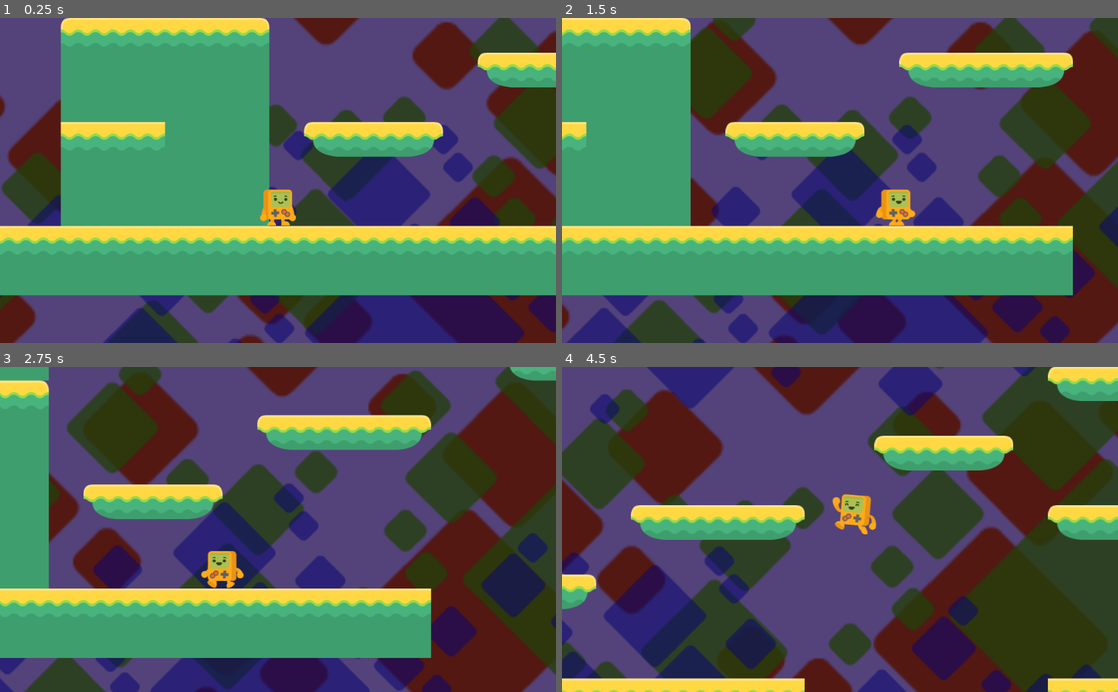
Above: before the commit, frames 1-4 (two rows, left to right).
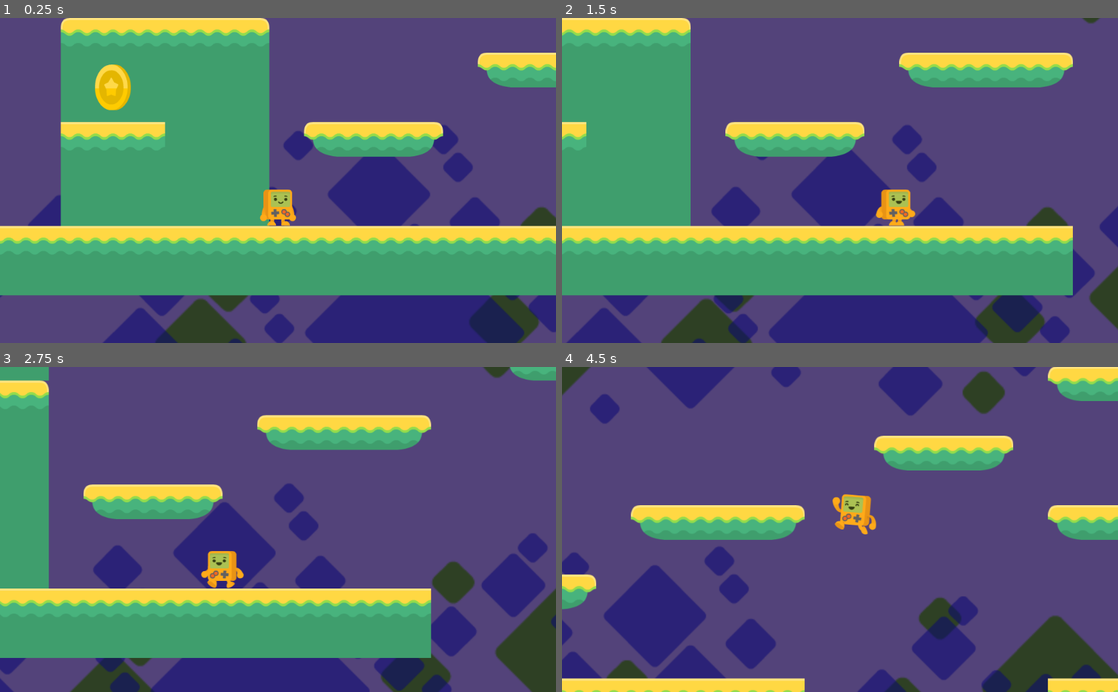
Above: after the commit, the same moments.

Repository: lspedalieri/godot-simple-platform
Game: Godot game, scene res://Level1.tscn
The game is run twice, just before and just after one commit, with the same random seed, the same clock (stepped at 60 frames per second) and the same inputs.
Inputs:
- Up to frame 1 (0.25 s): no input
- Up to frame 2 (1.5 s): hold D (right_keys) from 0.53 s (still down); tap Space (jump_keys) at 0.77 s
- Up to frame 3 (2.75 s): tap Space (jump_keys) at 1.52 s; release D (right_keys) at 2.03 s; hold Left (left_keys) from 2.03 s (still down)
- Up to frame 4 (4.5 s): release Left (left_keys) at 2.78 s; hold D (right_keys) 2.78-4.28 s; tap Space (jump_keys) at 3.02, 3.77 s; hold Left (left_keys) from 4.28 s (still down)

The runs differ from the first frame. In frame 1, 23% of the frame differs, in the area x 0-100%, y 0-100%; in frame 2, 30%; in frame 3, 39%; in frame 4, 50%.

Commit message:
Part 10 - Collectables, Collision Layers & Masks

Diff:
--- /dev/null
+++ b/Coin.gd
@@ -0,0 +1,6 @@
+extends Area2D
+
+
+
+func _on_Coin_body_entered(body):
+	queue_free()
--- /dev/null
+++ b/Coin.tscn
@@ -0,0 +1,31 @@
+[gd_scene load_steps=7 format=2]
+
+[ext_resource path="res://Coin.gd" type="Script" id=1]
+[ext_resource path="res://assets/coin/gold_3.png" type="Texture" id=2]
+[ext_resource path="res://assets/coin/gold_1.png" type="Texture" id=3]
+[ext_resource path="res://assets/coin/gold_2.png" type="Texture" id=4]
+
+[sub_resource type="CircleShape2D" id=1]
+radius = 40.0
+
+[sub_resource type="SpriteFrames" id=2]
+animations = [ {
+"frames": [ ExtResource( 3 ), ExtResource( 4 ), ExtResource( 2 ) ],
+"loop": true,
+"name": "spin",
+"speed": 7.0
+} ]
+
+[node name="Coin" type="Area2D"]
+collision_layer = 8
+script = ExtResource( 1 )
+
+[node name="CollisionShape2D" type="CollisionShape2D" parent="."]
+shape = SubResource( 1 )
+
+[node name="AnimatedSprite" type="AnimatedSprite" parent="."]
+frames = SubResource( 2 )
+animation = "spin"
+playing = true
+
+[connection signal="body_entered" from="." to="." method="_on_Coin_body_entered"]
--- a/Level1.tscn
+++ b/Level1.tscn
@@ -1,10 +1,11 @@
-[gd_scene load_steps=9 format=2]
+[gd_scene load_steps=10 format=2]
 
 [ext_resource path="res://world_tileset.tres" type="TileSet" id=1]
 [ext_resource path="res://Player.tscn" type="PackedScene" id=2]
 [ext_resource path="res://pass_through_tileset.tres" type="TileSet" id=3]
 [ext_resource path="res://assets/background/set2_background.png" type="Texture" id=4]
 [ext_resource path="res://assets/background/set2_tiles.png" type="Texture" id=5]
+[ext_resource path="res://Coin.tscn" type="PackedScene" id=6]
 
 [sub_resource type="RectangleShape2D" id=1]
 extents = Vector2( 192, 32.5 )
@@ -19,6 +20,8 @@
 
 [node name="Tiles One-Way" type="TileMap" parent="."]
 tile_set = ExtResource( 3 )
+collision_layer = 2
+collision_mask = 49
 format = 1
 tile_data = PoolIntArray( -1310715, 1, 0, -1310714, 2, 0, -1310713, 2, 0, -1310712, 2, 0, -1310711, 2, 0, -1310710, 3,  …(2200 unchanged characters)…
 
@@ -61,6 +64,8 @@
 
 [node name="Tiles Solid" type="TileMap" parent="."]
 tile_set = ExtResource( 1 )
+collision_layer = 2
+collision_mask = 49
 format = 1
 tile_data = PoolIntArray( -1179624, 4, 0, -1179623, 2, 0, -1179622, 2, 0, -1179621, 5, 0, -983011, 4, 0, -983010, 2, 0, …(1684 unchanged characters)…
 
@@ -87,7 +92,6 @@
 
 [node name="back Blocks" type="ParallaxLayer" parent="ParallaxBackground"]
 modulate = Color( 0.945098, 0.262745, 0.054902, 0.890196 )
-position = Vector2( 0, -1000 )
 motion_scale = Vector2( 0.2, 0.2 )
 motion_mirroring = Vector2( 2560, 1920 )
 
@@ -98,7 +102,6 @@
 
 [node name="middle Blocks" type="ParallaxLayer" parent="ParallaxBackground"]
 modulate = Color( 0.392157, 0.901961, 0.0745098, 0.760784 )
-position = Vector2( 0, -500 )
 motion_scale = Vector2( 0.4, 0.4 )
 motion_mirroring = Vector2( 1600, 1200 )
 
@@ -118,10 +121,41 @@
 centered = false
 
 [node name="Fallzone" type="Area2D" parent="."]
+collision_layer = 4
 
 [node name="CollisionShape2D" type="CollisionShape2D" parent="Fallzone"]
 position = Vector2( 1779.38, 800 )
 scale = Vector2( 2.94823, 1.38187 )
 shape = SubResource( 3 )
 
+[node name="Coins" type="Node2D" parent="."]
+position = Vector2( -304, -192 )
+
+[node name="Coin" parent="Coins" instance=ExtResource( 6 )]
+position = Vector2( 720, 320 )
+
+[node name="Coin2" parent="Coins" instance=ExtResource( 6 )]
+position = Vector2( 816, 144 )
+
+[node name="Coin3" parent="Coins" instance=ExtResource( 6 )]
+position = Vector2( 816, -112 )
+
+[node name="Coin4" parent="Coins" instance=ExtResource( 6 )]
+position = Vector2( 817, -368 )
+
+[node name="Coin5" parent="Coins" instance=ExtResource( 6 )]
+position = Vector2( 816, -624 )
+
+[node name="Coin6" parent="Coins" instance=ExtResource( 6 )]
+position = Vector2( 816, -880 )
+
+[node name="Coin7" parent="Coins" instance=ExtResource( 6 )]
+position = Vector2( 704, -1136 )
+
+[node name="Coin8" parent="Coins" instance=ExtResource( 6 )]
+position = Vector2( 928, -1136 )
+
+[node name="Coin9" parent="Coins" instance=ExtResource( 6 )]
+position = Vector2( 816, -1136 )
+
 [connection signal="body_entered" from="Fallzone" to="Player" method="_on_Fallzone_body_entered"]
--- a/Player.tscn
+++ b/Player.tscn
@@ -8,6 +8,7 @@
 height = 14.0
 
 [node name="Player" type="KinematicBody2D"]
+collision_mask = 30
 script = ExtResource( 2 )
 
 [node name="Sprite" type="AnimatedSprite" parent="."]
--- a/project.godot
+++ b/project.godot
@@ -51,6 +51,15 @@
  ]
 }
 
+[layer_names]
+
+2d_physics/layer_1="player"
+2d_physics/layer_2="platform"
+2d_physics/layer_3="fallzone"
+2d_physics/layer_4="item"
+2d_physics/layer_5="enemies"
+2d_physics/layer_6="fireball"
+
 [physics]
 
 common/enable_pause_aware_picking=true
Binary file added: assets/coin/gold_1.png
Not shown, added: assets/coin/gold_1.png.import
Binary file added: assets/coin/gold_2.png
Not shown, added: assets/coin/gold_2.png.import
Binary file added: assets/coin/gold_3.png
Not shown, added: assets/coin/gold_3.png.import
